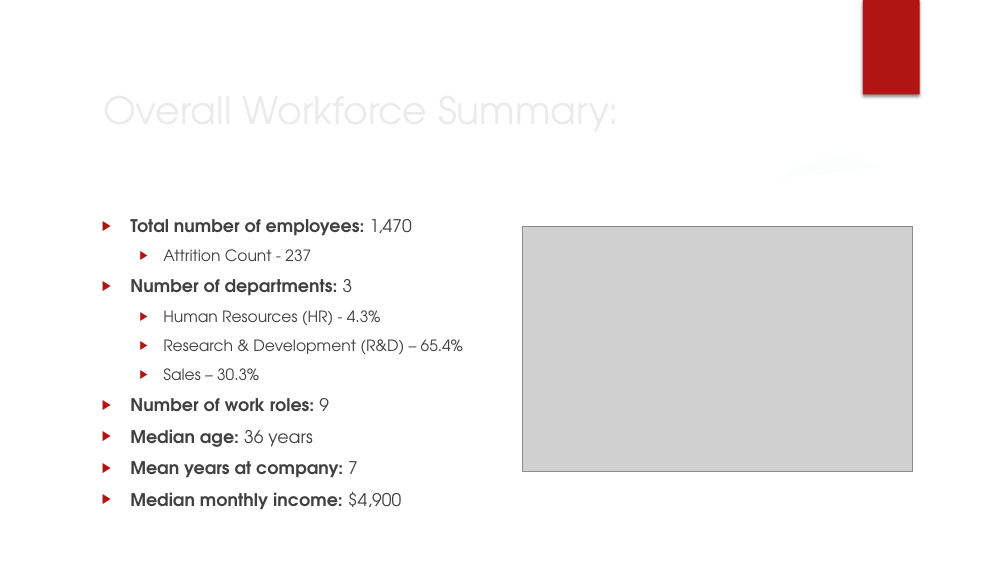
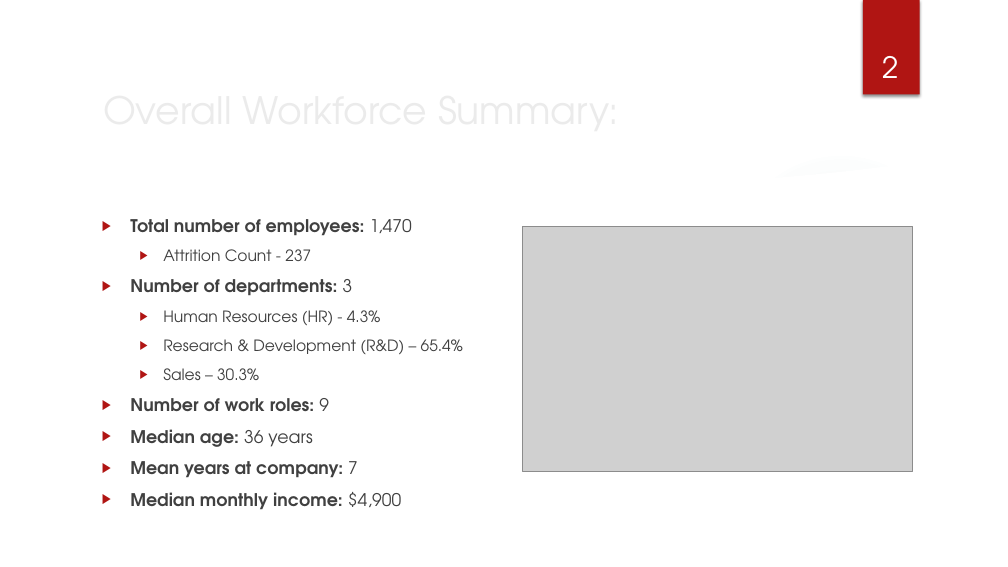
Before and after one commit to Ujustwaite/DDS_Case_Study_2, a slide deck: slide 2 of DraftPresentation.pptx. Drawn at 1008x567 pixels with LibreOffice and Linux fonts; fonts in the diff are those of the drawing; grey boxes stand for pictures; background and template pictures are left out. Boxes give left, top, right and bottom in pixels: in the first picture for what was removed or moved away, otherwise in the second. Text is boxed around its words. In the diff, an @@ line names an element or a change of style, - is before the commit and + after.

```diff
--- a/DraftPresentation.pptx
+++ b/DraftPresentation.pptx
@@ page number added at [882, 56, 898, 78], 28 pt, text #FFFFFF @@
+2
```
Also in this commit, not shown: 9 other slides changed, 2 slides added.
